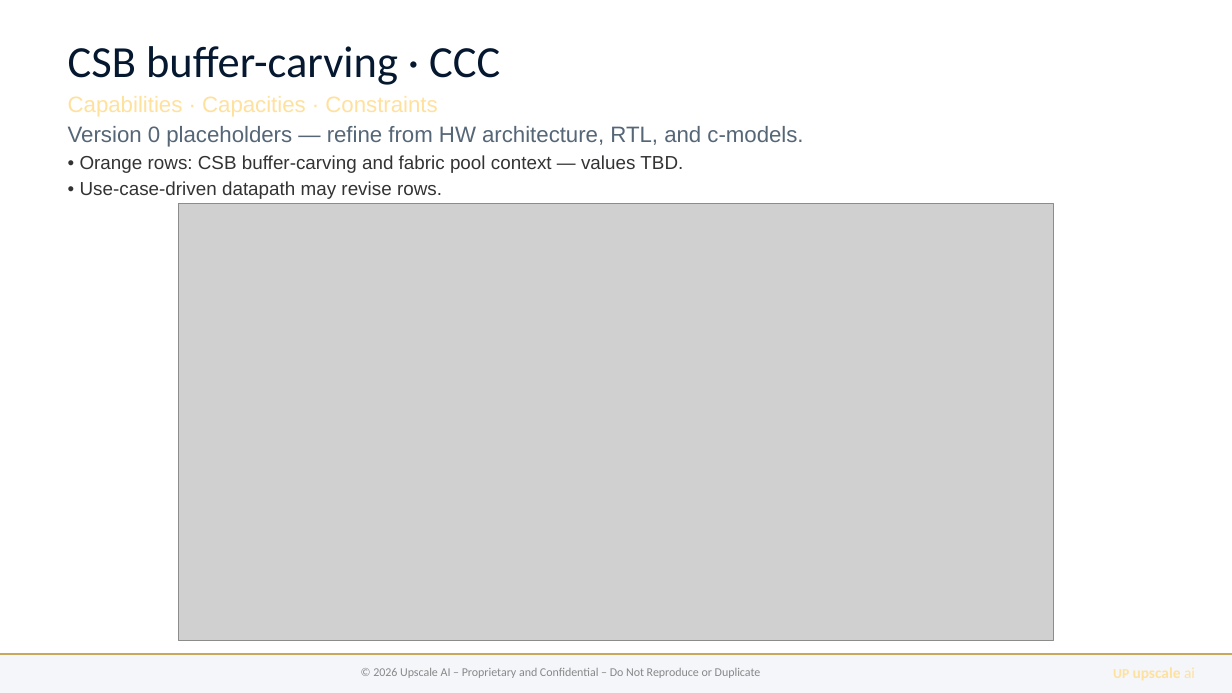
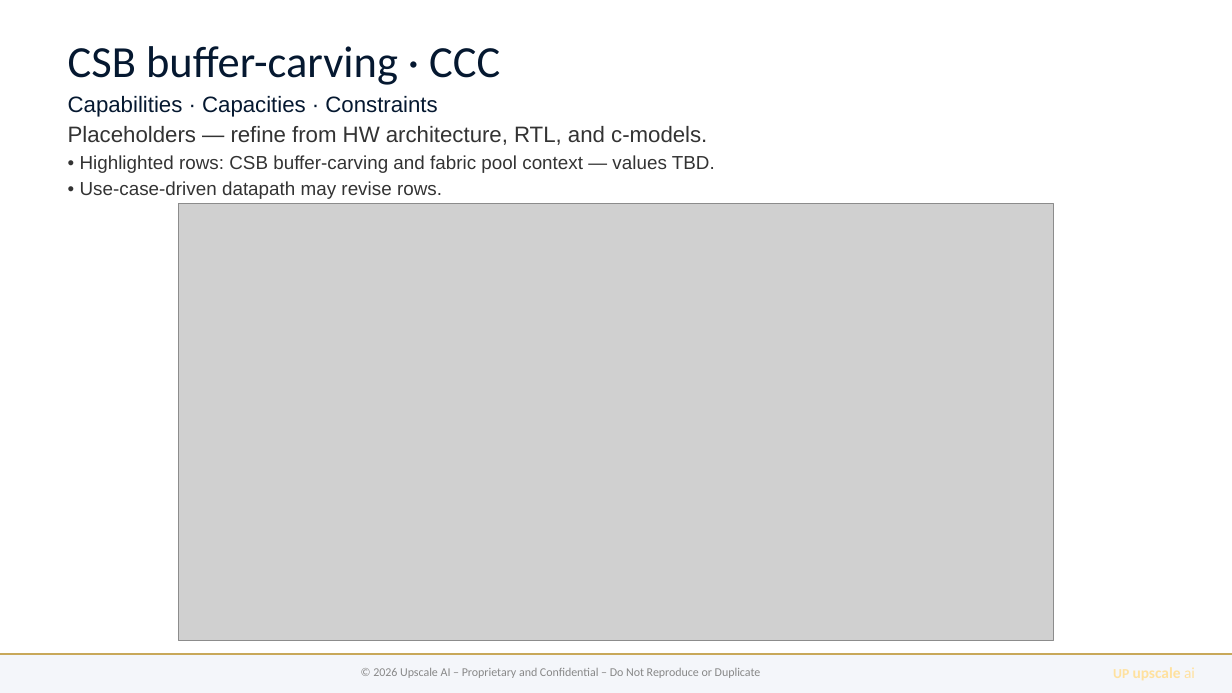
Before and after one commit to upscale-ai-network/agent-template, a slide deck: slide 6 of dt122/bugatti-qos-ccc.pptx. Drawn at 1232x693 pixels with LibreOffice and Linux fonts; fonts in the diff are those of the drawing; grey boxes stand for pictures. Boxes give left, top, right and bottom in pixels: in the first picture for what was removed or moved away, otherwise in the second. Text is boxed around its words. In the diff, an @@ line names an element or a change of style, - is before the commit and + after.

```diff
--- a/dt122/bugatti-qos-ccc.pptx
+++ b/dt122/bugatti-qos-ccc.pptx
@@ text at (68,96,437,117): text colour #FFE19E to #051830 in "Capabilities · Capacities · Constraints" @@
@@ text at (68,126,715,173): text changed; size 13 to 11 pt; text colour #556677 to #333333 @@
-Version 0 placeholders — refine from HW architecture, RTL, and c-models.
-• Orange rows: CSB buffer-carving and fabric pool context — values TBD.
+Placeholders — refine from HW architecture, RTL, and c-models.
+• Highlighted rows: CSB buffer-carving and fabric pool context — values TBD.
```
Also in this commit, not shown: 6 other slides changed, 13 other files.
